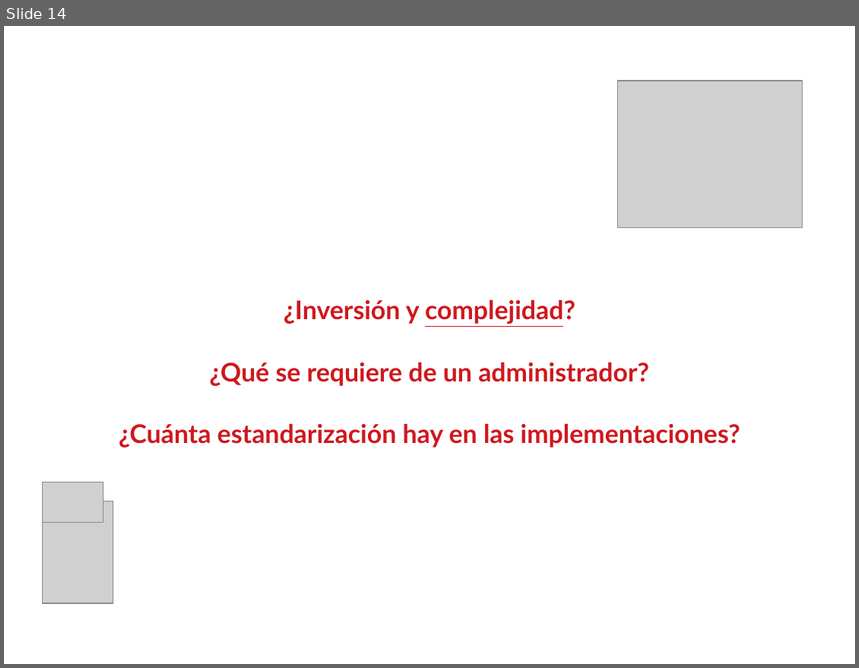
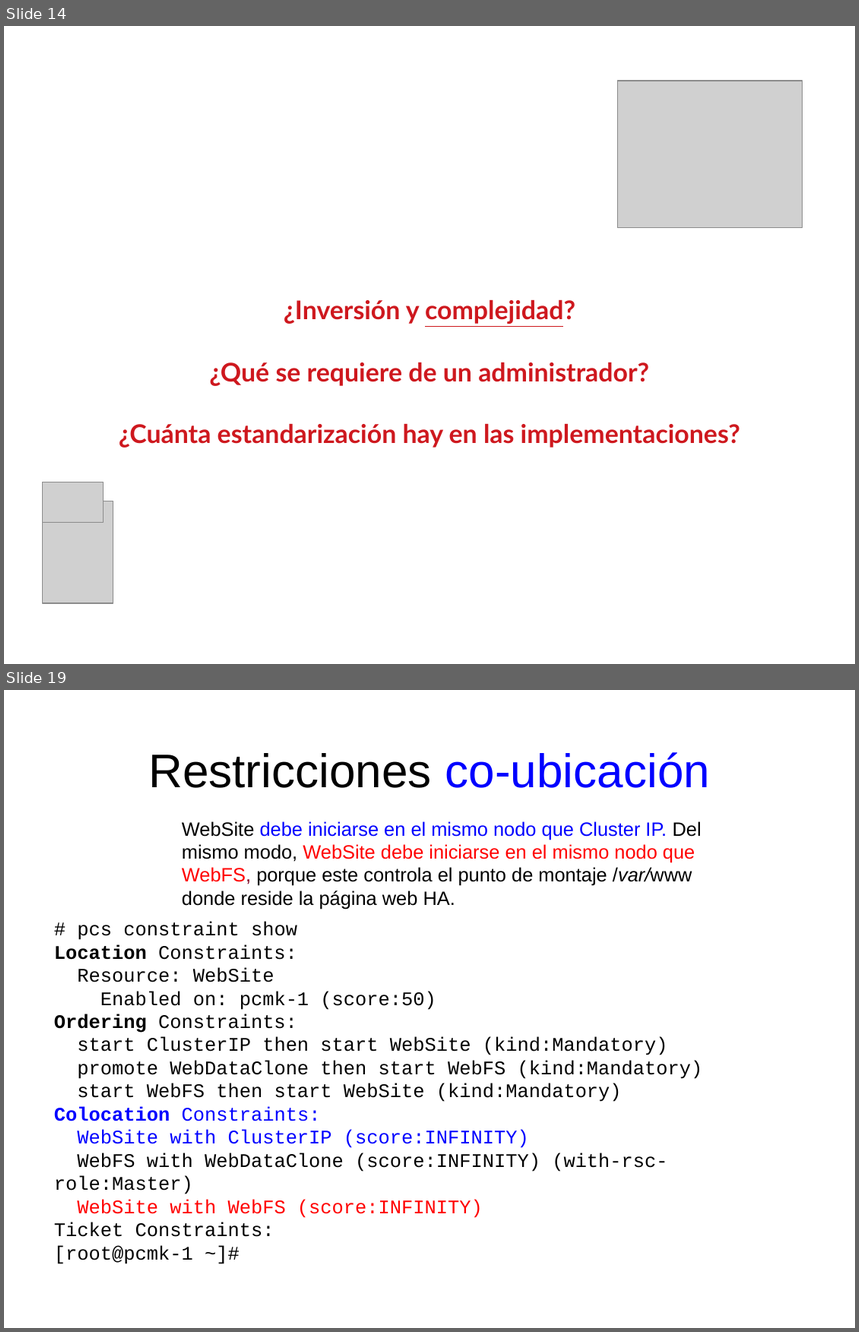
Before and after one commit to niniadcobre/asa, a slide deck: clases/cluster.odp. Shown one above the other, each under a label of ours: slide 14 before the commit, slides 14 and 19 after it; the slides between them are not shown. The pictures are 859x668 and 859x1332 pixels, drawn with LibreOffice and Linux fonts; fonts in the diff are those of the drawing; grey boxes stand for pictures. Boxes give left, top, right and bottom in pixels: in the first picture for what was removed or moved away, otherwise in the second. Text is boxed around its words. In the diff, an @@ line names an element or a change of style, - is before the commit and + after.

Commit message:
explicacion restricciones

```diff
--- a/clases/cluster.odp
+++ b/clases/cluster.odp
@@ slide 19 added at <box>4,690,855,1328</box>, background #FFFFFF @@
@@ title added at <box>148,752,710,788</box>, 44 pt, text #000000 @@
+Restricciones co-ubicación
@@ text added at <box>182,821,702,909</box>, 18 pt, text #000000 @@
+WebSite debe iniciarse en el mismo nodo que Cluster IP. Del mismo modo, WebSite debe iniciarse en el mismo nodo que WebFS, porque este controla el punto de montaje /var/www donde reside la página web HA.
@@ text added at <box>54,921,703,1265</box>, 18 pt, text #000000 @@
+# pcs constraint show
+Location Constraints:
+Resource: WebSite
+Enabled on: pcmk-1 (score:50)
+Ordering Constraints:
+start ClusterIP then start WebSite (kind:Mandatory)
+promote WebDataClone then start WebFS (kind:Mandatory)
+start WebFS then start WebSite (kind:Mandatory)
+Colocation Constraints:
+WebSite with ClusterIP (score:INFINITY)
+WebFS with WebDataClone (score:INFINITY) (with-rsc-role:Master)
+WebSite with WebFS (score:INFINITY)
+Ticket Constraints:
+[root@pcmk-1 ~]#
```
Also in this commit, not shown: 6 other slides added.
